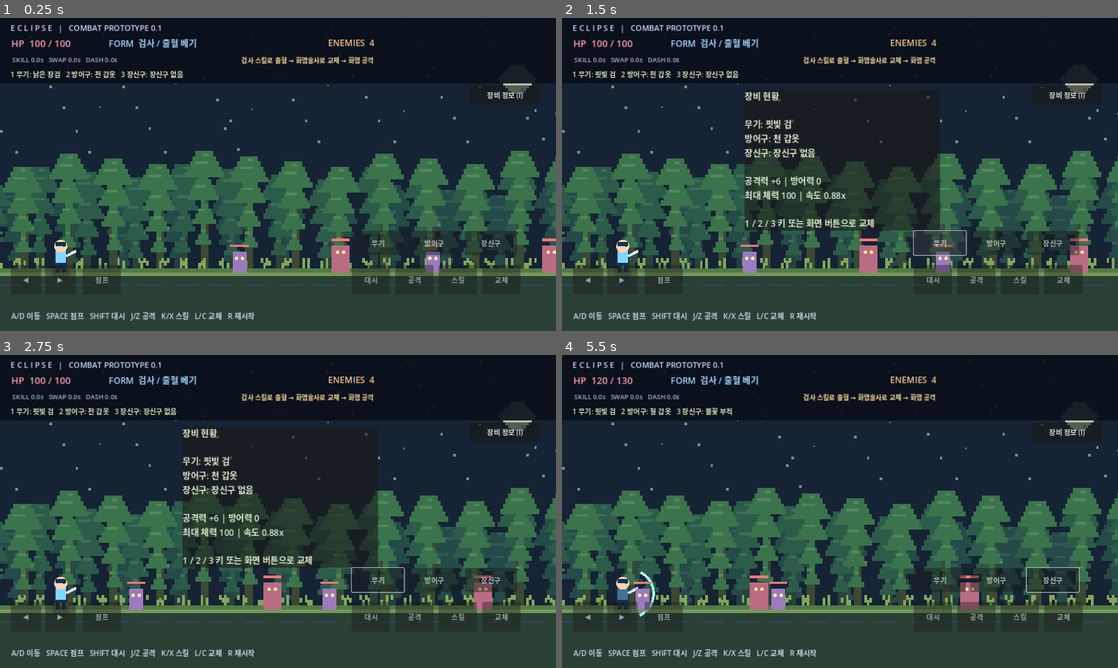
Above: before the commit, frames 1-4 (two rows, left to right).
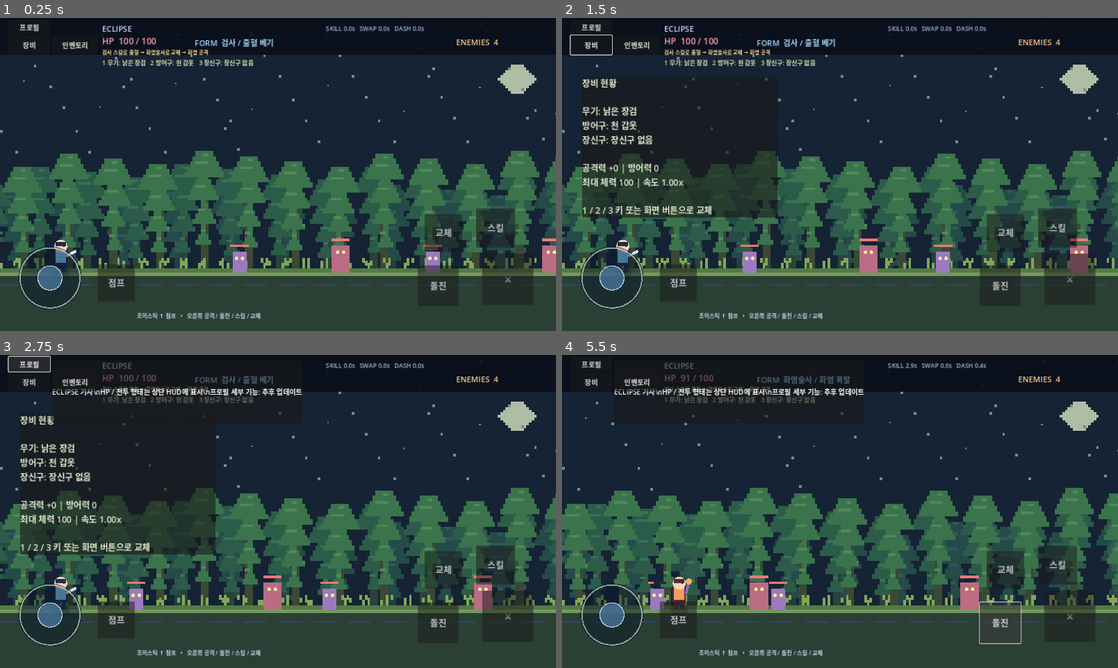
Above: after the commit, the same moments.

Repository: ogw07222-tech/eclipse
Game: Godot game, scene res://scenes/main.tscn
Same seed, same stepped clock (60 frames per second), same inputs: the game is played once before the commit and once after it.
Inputs (mouse positions are in pixels of both pictures, inside the frame that each line leads up to):
- Up to frame 1 (0.25 s): no input
- Up to frame 2 (1.5 s): click "장비 정보 (I)" (after the commit: "장비") at 0.5 s; click (940, 243) at 1.25 s, where only the run before the commit has a clickable "무기"
- Up to frame 3 (2.75 s): click (27, 364) at 2 s, where only the run after the commit has a clickable "프로필"
- Up to frame 4 (5.5 s): click (995, 580) at 2.75 s, where only the run before the commit has a clickable "방어구"; click "장비 정보 (I)" (after the commit: "인벤토리") at 3.5 s; click (1051, 580) at 4.25 s, where only the run before the commit has a clickable "장신구"; click (1001, 624) at 5 s, where only the run after the commit has a clickable "돌진"

The runs differ from the first frame. In frame 1, 7.3% of the frame differs, in the area x 2-97%, y 1-97%; in frame 2, 19%; in frame 3, 20%, in the area x 1-97%, y 0-97%; in frame 4, 17%.

Commit message:
feat: rearrange Android HUD to joystick and right-side action cluster

Diff:
--- a/scripts/game.gd
+++ b/scripts/game.gd
@@ -2,6 +2,7 @@
 
 const PlayerScript = preload("res://scripts/player.gd")
 const ForestScript = preload("res://scripts/forest_background.gd")
+const JoystickScript = preload("res://scripts/touch_joystick.gd")
 const EnemyScript = preload("res://scripts/enemy.gd")
 const ProjectileScript = preload("res://scripts/projectile.gd")
 const WORLD_WIDTH := 1600
@@ -24,6 +25,9 @@
 var foes_left := 0
 var ended := false
 var touch_buttons: Array[Button] = []
+var mobile_controls: Control
+var joystick_jump := false
+var profile_panel: PanelContainer
 
 func _ready() -> void:
   _register_inputs()
@@ -115,6 +119,8 @@
     add_child(enemy)
     enemy.killed.connect(_on_enemy_killed)
   overlay.visible = false
+  if is_instance_valid(mobile_controls):
+    mobile_controls.visible = true
   _refresh_hud()
 
 func _spawn_projectile(spawn_pos: Vector2, direction: int, power: int, is_skill: bool) -> void:
@@ -137,6 +143,8 @@
   if is_instance_valid(player):
     player.controls_active = false
   overlay.visible = true
+  if is_instance_valid(mobile_controls):
+    mobile_controls.visible = false
   overlay_title.text = "STAGE CLEAR!" if won else "GAME OVER"
   overlay_title.add_theme_color_override("font_color", Color("8be4b5") if won else Color("ff8d99"))
   overlay_hint.text = "R 키 또는 아래 버튼으로 다시 시작"
@@ -195,21 +203,21 @@
   var header := ColorRect.new()
   header.color = Color(0.035, 0.055, 0.1, 0.9)
   header.position = Vector2(0, 0)
-  header.size = Vector2(1280, 151)
+  header.size = Vector2(1280, 85)
   header.mouse_filter = Control.MOUSE_FILTER_IGNORE
   hud.add_child(header)
-  hud.add_child(_label("E C L I P S E   |   COMBAT PROTOTYPE 0.1", Vector2(24, 10), 18, Color("cfdaf9")))
-  health_label = _label("", Vector2(26, 43), 22, Color("ff9ca9"))
-  form_label = _label("", Vector2(250, 43), 20, Color("9ed7ff"))
-  enemies_label = _label("", Vector2(755, 43), 20, Color("f5c58a"))
-  cooldown_label = _label("", Vector2(28, 85), 15, Color("a7b6d2"))
-  status_label = _label("", Vector2(555, 85), 15, Color("ffe19b"))
+  hud.add_child(_label("ECLIPSE", Vector2(235, 12), 18, Color("cfdaf9")))
+  health_label = _label("", Vector2(235, 39), 20, Color("ff9ca9"))
+  form_label = _label("", Vector2(448, 43), 18, Color("9ed7ff"))
+  enemies_label = _label("", Vector2(1050, 43), 18, Color("f5c58a"))
+  cooldown_label = _label("", Vector2(750, 14), 14, Color("a7b6d2"))
+  status_label = _label("", Vector2(235, 68), 12, Color("ffe19b"))
   for item in [health_label, form_label, enemies_label, cooldown_label, status_label]:
     hud.add_child(item)
-  equipment_label = _label("", Vector2(24, 117), 16, Color("d6e8b8"))
+  equipment_label = _label("", Vector2(235, 91), 14, Color("d6e8b8"))
   hud.add_child(equipment_label)
   inventory_panel = PanelContainer.new()
-  inventory_panel.position = Vector2(420,165)
+  inventory_panel.position = Vector2(46,135)
   inventory_panel.custom_minimum_size = Vector2(450,310)
   inventory_panel.visible = false
   hud.add_child(inventory_panel)
@@ -217,12 +225,12 @@
   inventory_label.custom_minimum_size = Vector2(400,270)
   inventory_panel.add_child(inventory_label)
   var inventory_button := Button.new()
-  inventory_button.text = "장비 정보 (I)"
-  inventory_button.position = Vector2(1080,155)
-  inventory_button.size = Vector2(165,44)
+  inventory_button.text = "장비"
+  inventory_button.position = Vector2(20,40)
+  inventory_button.size = Vector2(95,44)
   inventory_button.pressed.connect(_toggle_inventory)
   hud.add_child(inventory_button)
-  var controls := _label("A/D 이동   SPACE 점프   SHIFT 대시   J/Z 공격   K/X 스킬   L/C 교체   R 재시작", Vector2(26, 672), 17, Color("c7d7ee"))
+  var controls := _label("조이스틱 ↑ 점프   •   오른쪽 공격 / 돌진 / 스킬 / 교체", Vector2(315, 674), 13, Color("c7d7ee"))
   hud.add_child(controls)
   overlay = ColorRect.new()
   overlay.color = Color(0.025, 0.035, 0.065, 0.88)
@@ -240,35 +248,69 @@
   retry.size = Vector2(260, 65)
   retry.pressed.connect(_start_round)
   overlay.add_child(retry)
-  # Mobile and tablet controls; toggle by adding ?touch=1 to launch parameters via code or show by default.
-  var button_specs := [
-    ["◀", "left", Vector2(25, 568), Vector2(70, 68)],
-    ["▶", "right", Vector2(104, 568), Vector2(70, 68)],
-    ["점프", "jump", Vector2(190, 568), Vector2(88, 68)],
-    ["대시", "dash", Vector2(810, 568), Vector2(88, 68)],
-    ["공격", "attack", Vector2(910, 568), Vector2(88, 68)],
-    ["스킬", "skill", Vector2(1010, 568), Vector2(88, 68)],
-    ["교체", "swap", Vector2(1110, 568), Vector2(88, 68)]
-  ]
-  # Equipment switching touch controls above the combat action row.
-  for entry in [["무기", "weapon", 810.0], ["방어구", "armor", 940.0], ["장신구", "accessory", 1070.0]]:
-    var equip_button := Button.new()
-    equip_button.text = entry[0]
-    equip_button.position = Vector2(entry[2], 490)
-    equip_button.size = Vector2(120, 55)
-    equip_button.modulate.a = 0.75
-    equip_button.pressed.connect(_on_equip_button.bind(entry[1]))
-    hud.add_child(equip_button)
-  for spec in button_specs:
-    var button := Button.new()
-    button.text = spec[0]
-    button.position = spec[2]
-    button.size = spec[3]
-    button.modulate.a = 0.66
-    button.button_down.connect(_on_touch_action.bind(spec[1], true))
-    button.button_up.connect(_on_touch_action.bind(spec[1], false))
-    hud.add_child(button)
-    touch_buttons.append(button)
+  # Sketch-based Android landscape layout. HUD lives in 1280x720 canvas coordinates.
+  var profile_btn := Button.new()
+  profile_btn.text = "프로필"
+  profile_btn.position = Vector2(20, 4)
+  profile_btn.size = Vector2(95, 34)
+  profile_btn.pressed.connect(_toggle_profile)
+  hud.add_child(profile_btn)
+  profile_panel = PanelContainer.new()
+  profile_panel.position = Vector2(120, 12)
+  profile_panel.custom_minimum_size = Vector2(245, 145)
+  profile_panel.visible = false
+  hud.add_child(profile_panel)
+  var profile_text := Label.new()
+  profile_text.text = "ECLIPSE 기사\\nHP / 전투 형태는 상단 HUD에 표시\\n프로필 세부 기능: 추후 업데이트"
+  profile_panel.add_child(profile_text)
+  var inv_btn := Button.new()
+  inv_btn.text = "인벤토리"
+  inv_btn.position = Vector2(120, 40)
+  inv_btn.size = Vector2(105, 44)
+  inv_btn.pressed.connect(_toggle_inventory)
+  hud.add_child(inv_btn)
+
+  mobile_controls = Control.new()
+  mobile_controls.name = "MobileControls"
+  mobile_controls.mouse_filter = Control.MOUSE_FILTER_IGNORE
+  mobile_controls.set_anchors_and_offsets_preset(Control.PRESET_FULL_RECT)
+  hud.add_child(mobile_controls)
+  var joystick: Control = JoystickScript.new()
+  joystick.position = Vector2(35, 518)
+  joystick.size = Vector2(160, 160)
+  joystick.direction_changed.connect(_on_joystick)
+  mobile_controls.add_child(joystick)
+  _touch_action("⚔", "attack", Vector2(1110, 542), Vector2(118,118))
+  _touch_action("돌진", "dash", Vector2(962, 569), Vector2(94,94))
+  _touch_action("스킬", "skill", Vector2(1096, 438), Vector2(90,90))
+  _touch_action("교체", "swap", Vector2(978, 451), Vector2(86,86))
+  _touch_action("점프", "jump", Vector2(225, 567), Vector2(85,85))
+
+func _touch_action(caption: String, action: String, xy: Vector2, dimensions: Vector2) -> void:
+  var button := Button.new()
+  button.text = caption
+  button.position = xy
+  button.size = dimensions
+  button.modulate.a = 0.83
+  button.add_theme_font_size_override("font_size", 20)
+  button.button_down.connect(_on_touch_action.bind(action, true))
+  button.button_up.connect(_on_touch_action.bind(action, false))
+  mobile_controls.add_child(button)
+  touch_buttons.append(button)
+
+func _on_joystick(horizontal: float, jump_held: bool) -> void:
+  if not is_instance_valid(player):
+    return
+  player.set_virtual("left", horizontal < -0.23)
+  player.set_virtual("right", horizontal > 0.23)
+  # Jump uses press-edge buffering in the existing controller.
+  if joystick_jump != jump_held:
+    player.set_virtual("jump", jump_held)
+  joystick_jump = jump_held
+
+func _toggle_profile() -> void:
+  if is_instance_valid(profile_panel):
+    profile_panel.visible = not profile_panel.visible
 
 func _toggle_inventory() -> void:
   if is_instance_valid(inventory_panel):
